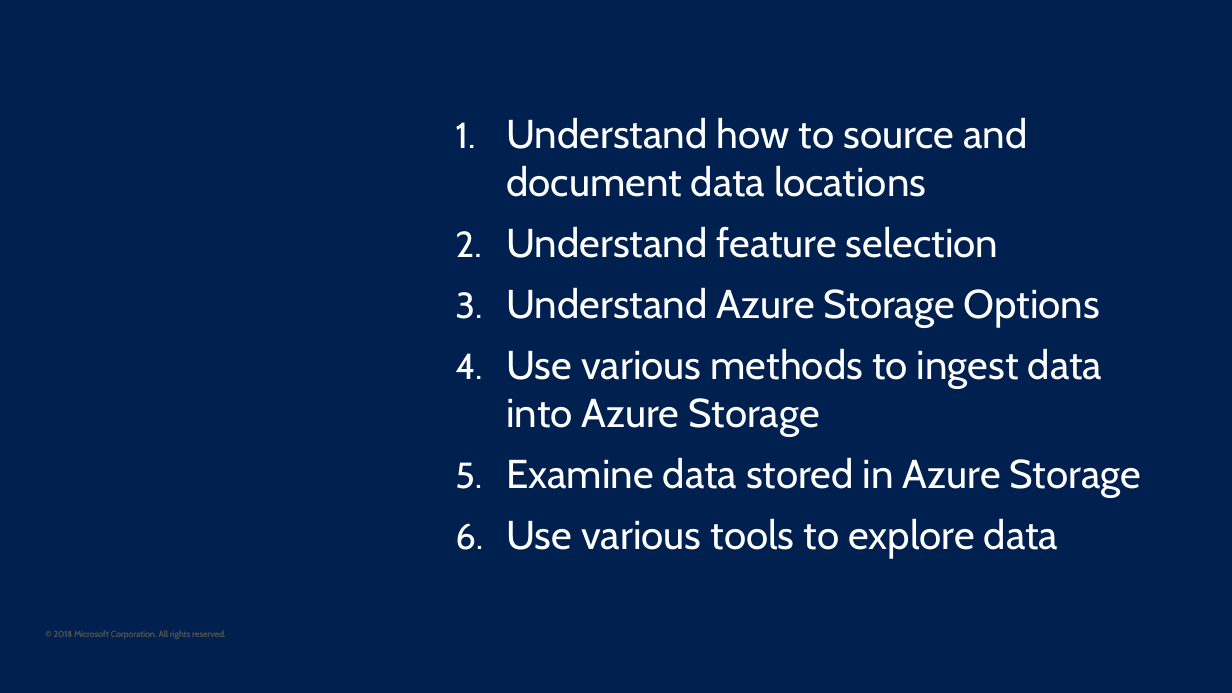
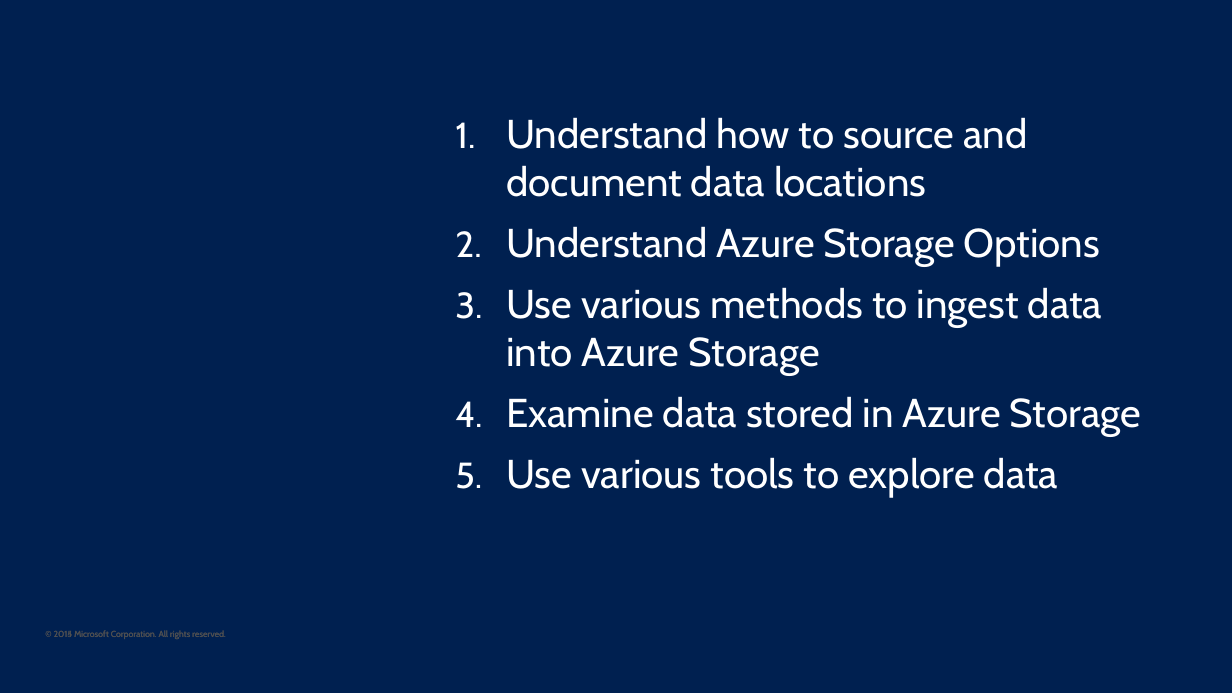
Before and after one commit to DebSarma/LearnAnalytics-CISFoundations, a slide deck: slide 21 of Instructor/CISW - Foundations Section 2.pptx. Drawn at 1232x693 pixels with LibreOffice and Linux fonts; fonts in the diff are those of the drawing; background and template pictures are left out. Boxes give left, top, right and bottom in pixels: in the first picture for what was removed or moved away, otherwise in the second. Text is boxed around its words. In the diff, an @@ line names an element or a change of style, - is before the commit and + after.

```diff
--- a/Instructor/CISW - Foundations Section 2.pptx
+++ b/Instructor/CISW - Foundations Section 2.pptx
@@ text at (x1=506, y1=226, x2=998, y2=258): paragraph removed @@
-2. Understand feature selection
```
Also in this commit, not shown: 4 other slides changed, 1 other file.
